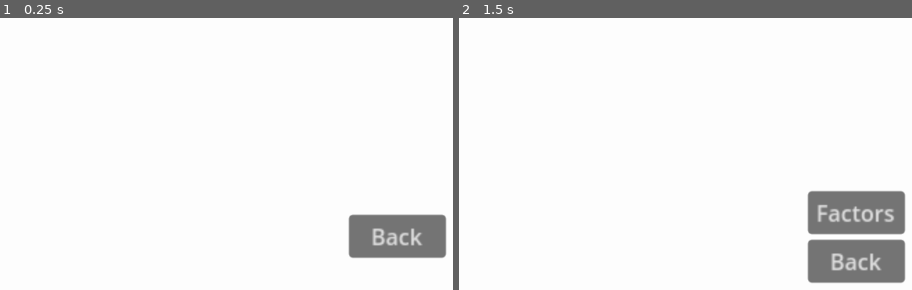
Above: before the commit, frames 1-2 (left to right).
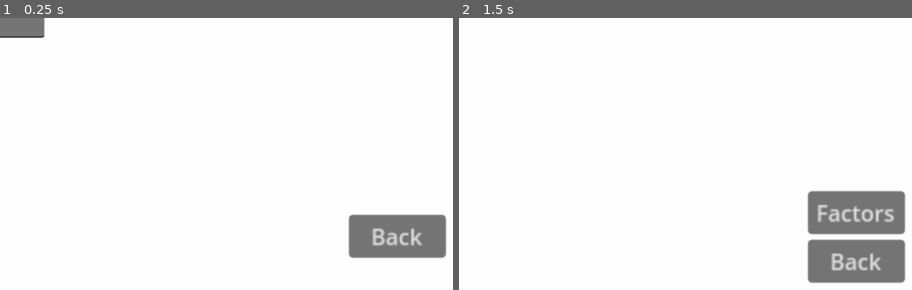
Above: after the commit, the same moments.

Repository: mulboor/kruispuntsimulatie
Game: Godot game, scene res://ui/factors_test.tscn
Two runs of this game, one before a commit and one after it. Both use one fixed random seed, a clock stepped at 60 frames per second and the inputs below. This scene is started directly instead of the project's main scene.
Inputs:
- Up to frame 1 (0.25 s): no input
- Up to frame 2 (1.5 s): tap Enter at 0.5 s; click "Back" at 1.25 s

The runs differ from the first frame. In frame 1, 0.7% of the frame differs, in the area x 0-10%, y 0-8%; in frame 2, nothing differs.

Commit message:
UI

Diff:
--- a/ui/factors_test.gd
+++ b/ui/factors_test.gd
@@ -1,11 +1,14 @@
 extends Control
 
-var number = "Hello"
+@onready var line_edit: LineEdit = $LineEdit
+@onready var label: Label = $Label
 
 func _ready():
-	print(number)
-	number = 100
-	print(number)
+	line_edit.text_submitted.connect(_on_LineEdit_text_entered)
+
+func _on_LineEdit_text_entered(new_text: String) -> void:
+	label.text = "Your name is: " + new_text
+
 
 func _on_back_pressed() -> void:
 	get_tree().change_scene_to_file("res://ui/options_test.tscn")
--- a/ui/factors_test.tscn
+++ b/ui/factors_test.tscn
@@ -31,4 +31,9 @@
 layout_mode = 2
 text = "Back"
 
+[node name="LineEdit" type="LineEdit" parent="."]
+layout_mode = 0
+offset_right = 67.0625
+offset_bottom = 31.0
+
 [connection signal="pressed" from="MarginContainer/VBoxContainer/Back" to="." method="_on_back_pressed"]
